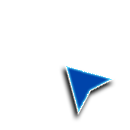
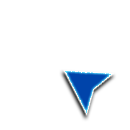
Comparing the layer stacks of the two 130×130 images. Changes:
showed "Layer 4" over (62, 68, 116, 117)
hid "Layer 6" over (64, 65, 116, 116)
